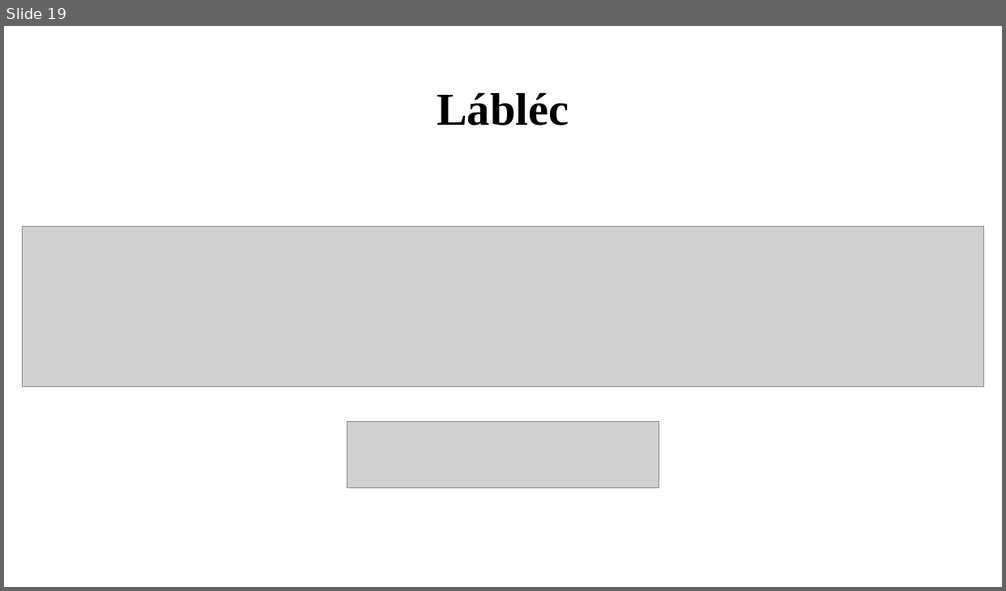
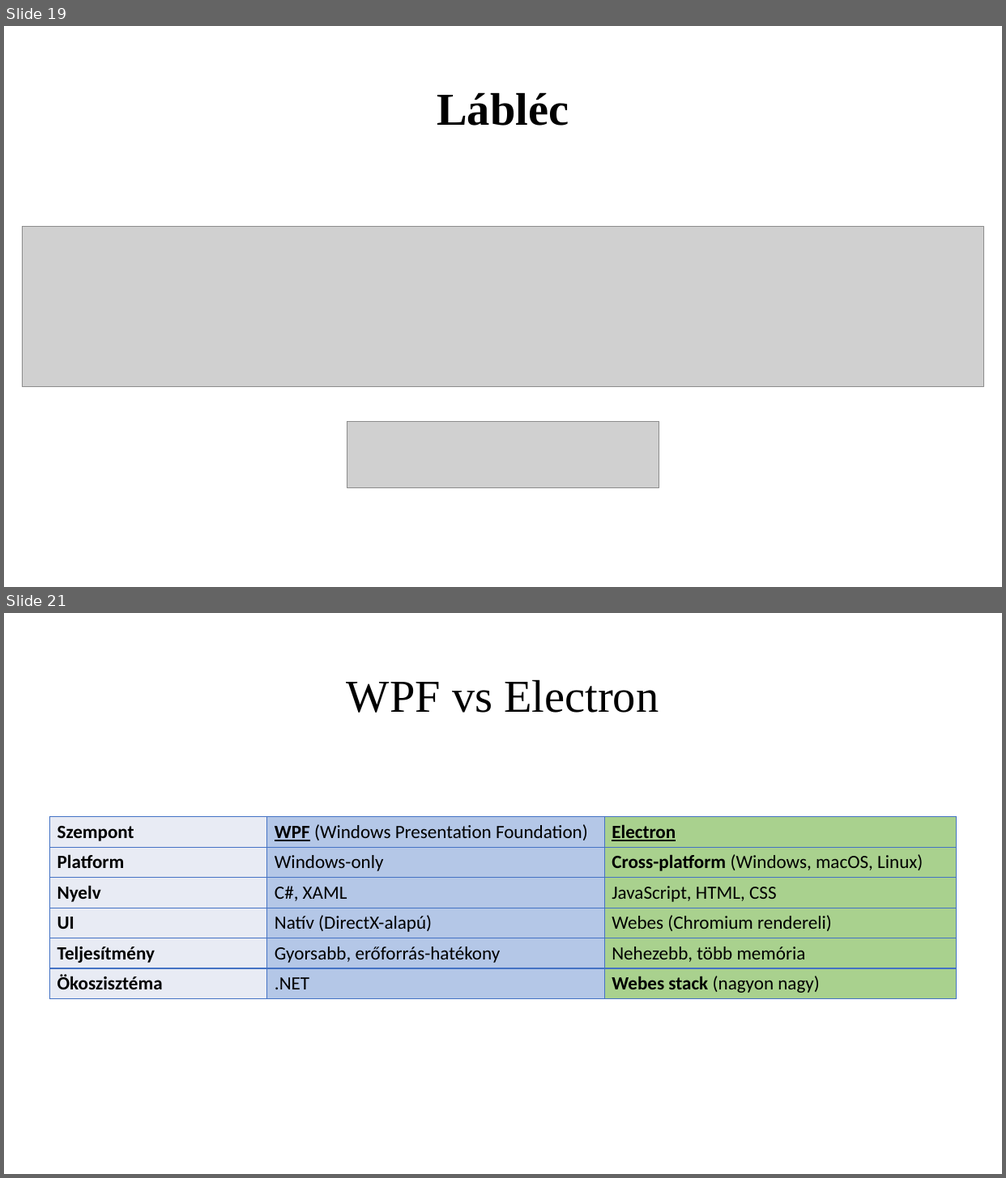
Before and after one commit to K0RN3L07/ParKing, a slide deck: Dokumentumok/ParKing-prezentacio.pptx. Shown one above the other, each under a label of ours: slide 19 before the commit, slides 19 and 21 after it; the slides between them are not shown. The pictures are 1006x591 and 1006x1178 pixels, drawn with LibreOffice and Linux fonts; fonts in the diff are those of the drawing; grey boxes stand for pictures. Boxes give left, top, right and bottom in pixels: in the first picture for what was removed or moved away, otherwise in the second. Text is boxed around its words. In the diff, an @@ line names an element or a change of style, - is before the commit and + after.

```diff
--- a/Dokumentumok/ParKing-prezentacio.pptx
+++ b/Dokumentumok/ParKing-prezentacio.pptx
@@ slide 21 added at (4, 613, 1002, 1174), background #FFFFFF @@
@@ title added at (347, 679, 658, 713), 44 pt, text #000000 @@
+WPF vs Electron
@@ table added at (49, 816, 957, 996), 6 rows, 3 columns @@
+Szempont | WPF (Windows Presentation Foundation) | Electron
+Platform | Windows-only | Cross-platform (Windows, macOS, Linux)
+Nyelv | C#, XAML | JavaScript, HTML, CSS
+UI | Natív (DirectX-alapú) | Webes (Chromium rendereli)
+Teljesítmény | Gyorsabb, erőforrás-hatékony | Nehezebb, több memória
+Ökoszisztéma | .NET | Webes stack (nagyon nagy)
```
Also in this commit, not shown: 1 slide changed, 9 other slides added.
